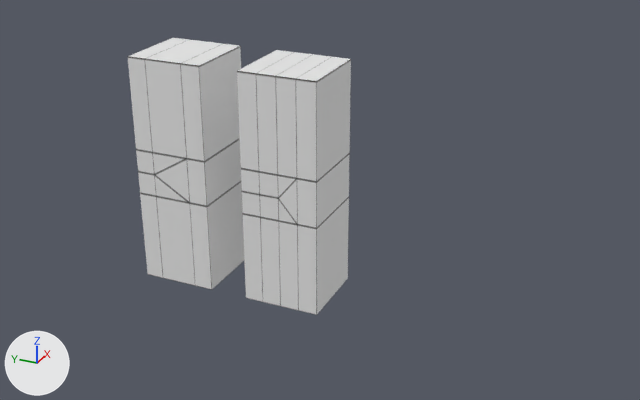
The Blender file structure-base/structure-base.blend, before and after one commit.
Camera for both pictures: a camera (50 mm lens) standing at (-9.09, -4.41, 5.87) and looking at (0.04, -0.3, 1.31). Arrows for +X, +Y and +Z are at lower left; the lights stay in place.

The first picture shows 'standard01', 'standard02'.
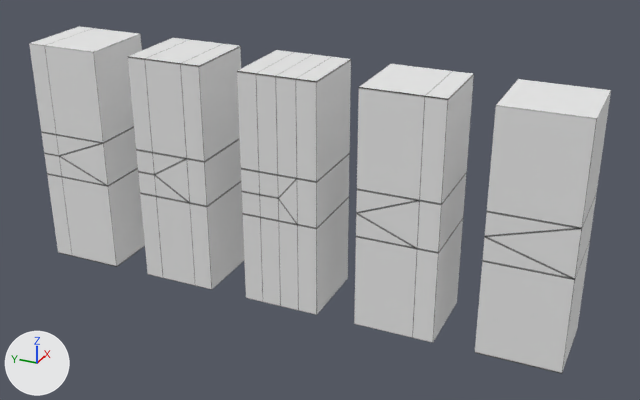
Commit message: update structure-base

Diff of the bpy script that builds the scene:
```diff
--- a/structure-base/structure-base.blend.py
+++ b/structure-base/structure-base.blend.py
@@ img_standard03_png @@
+img_standard03_png = load_image('standard03.png', 'standard03.png', 1024, 1024, 'sRGB')
@@ img_standard04_png @@
+img_standard04_png = load_image('standard04.png', 'standard04.png', 1024, 1024, 'sRGB')
@@ img_standard05_png @@
+img_standard05_png = load_image('standard05.png', 'standard05.png', 1024, 1024, 'sRGB')
@@ mat_standard03_png @@
+mat_standard03_png = principled_material('standard03.png')
+mat_standard03_png.texture = img_standard03_png
@@ mat_standard04_png @@
+mat_standard04_png = principled_material('standard04.png')
+mat_standard04_png.texture = img_standard04_png
@@ mat_standard05_png @@
+mat_standard05_png = principled_material('standard05.png')
+mat_standard05_png.texture = img_standard05_png
@@ me_立方体_002 @@
+me_立方体_002.from_pydata(...)  # 28 vertices, 29 faces; spans x -1.0..1.0, y -1.0..1.0, z -1.0..1.0
+me_立方体_002.materials.append(mat_standard03_png)  # picture img_standard03_png
@@ me_立方体_003 @@
+me_立方体_003.from_pydata(...)  # 26 vertices, 27 faces; spans x -1.0..1.0, y -1.0..1.0, z -1.0..1.0
+me_立方体_003.materials.append(mat_standard04_png)  # picture img_standard04_png
@@ me_立方体_004 @@
+me_立方体_004.from_pydata(...)  # 18 vertices, 19 faces; spans x -1.0..1.0, y -1.0..1.0, z -1.0..1.0
+me_立方体_004.materials.append(mat_standard05_png)  # picture img_standard05_png
@@ ob_standard03 @@
+ob_standard03 = bpy.data.objects.new('standard03', me_立方体_002)
+ob_standard03.location = (0.0, 3.0, 1.5)
+ob_standard03.scale = (0.5, 0.5, 1.5)
@@ ob_standard04 @@
+ob_standard04 = bpy.data.objects.new('standard04', me_立方体_003)
+ob_standard04.location = (0.0, -1.5, 1.5)
+ob_standard04.scale = (0.5, 0.5, 1.5)
@@ ob_standard05 @@
+ob_standard05 = bpy.data.objects.new('standard05', me_立方体_004)
+ob_standard05.location = (0.0, -3.0, 1.5)
+ob_standard05.scale = (0.5, 0.5, 1.5)
```

Where the change shows, as pixel boxes (x1, y1, x2, y2) in the pictures (640 x 400 px):
'standard05', added: after (474, 79, 611, 374)
'standard04', added: after (354, 64, 474, 343)
'standard03', added: after (29, 26, 145, 267)
